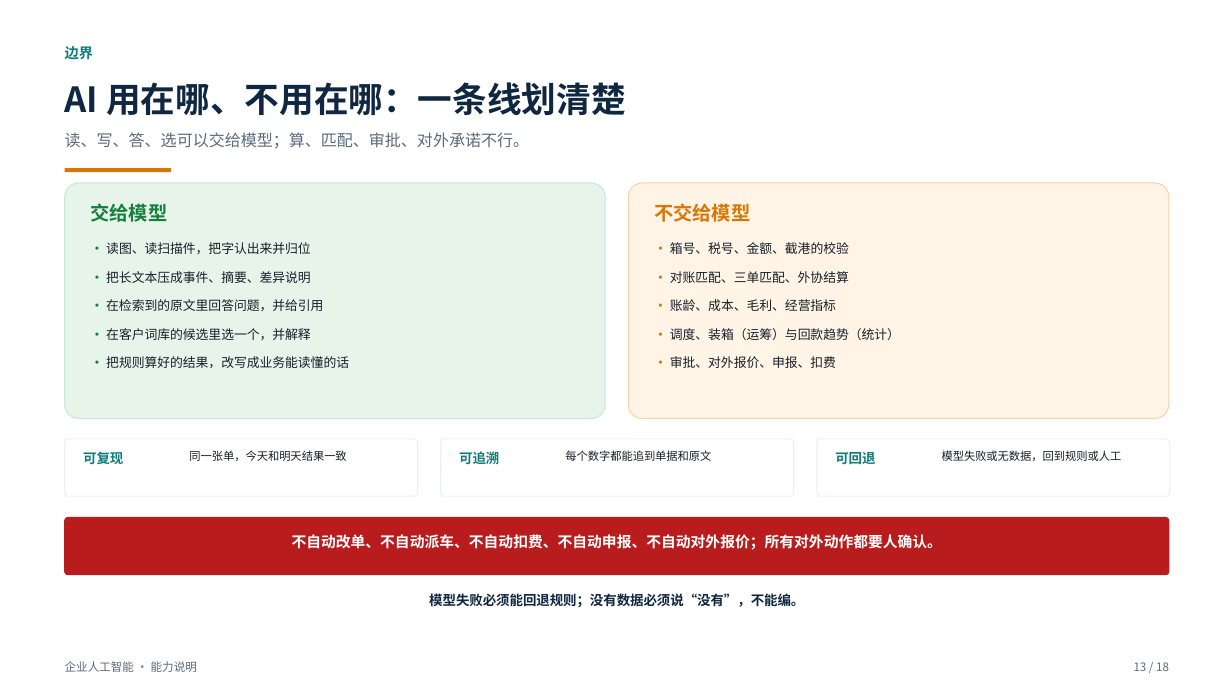
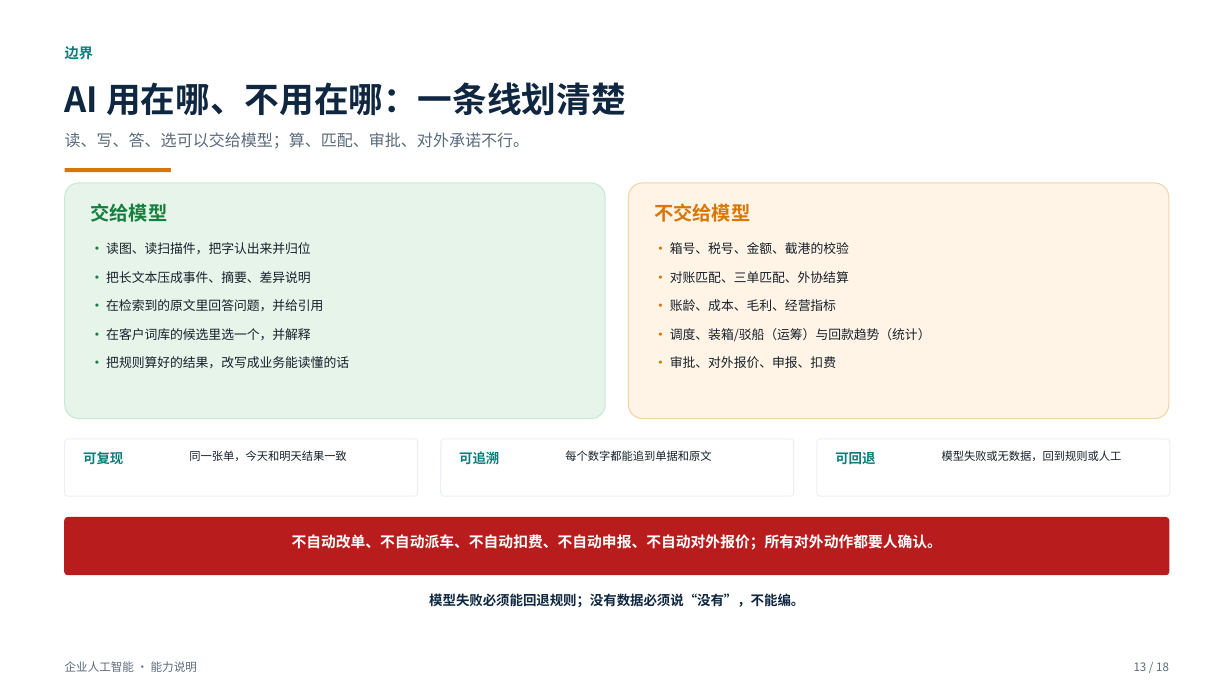
Before and after one commit to roma007/Enterprise-AI, a slide deck: slide 13 of 会客包/reports/客户老板版_系统能力介绍_2026-11-08.pptx. Drawn at 1232x693 pixels with LibreOffice and Linux fonts; fonts in the diff are those of the drawing. Boxes give left, top, right and bottom in pixels: in the first picture for what was removed or moved away, otherwise in the second. Text is boxed around its words. In the diff, an @@ line names an element or a change of style, - is before the commit and + after.

```diff
--- a/会客包/reports/客户老板版_系统能力介绍_2026-11-08.pptx
+++ b/会客包/reports/客户老板版_系统能力介绍_2026-11-08.pptx
@@ text at <box>670,328,931,342</box>: text changed @@
-• 调度、装箱（运筹）与回款趋势（统计）
+• 调度、装箱/驳船（运筹）与回款趋势（统计）
```
Also in this commit, not shown: 9 other slides changed, 6 other files.
